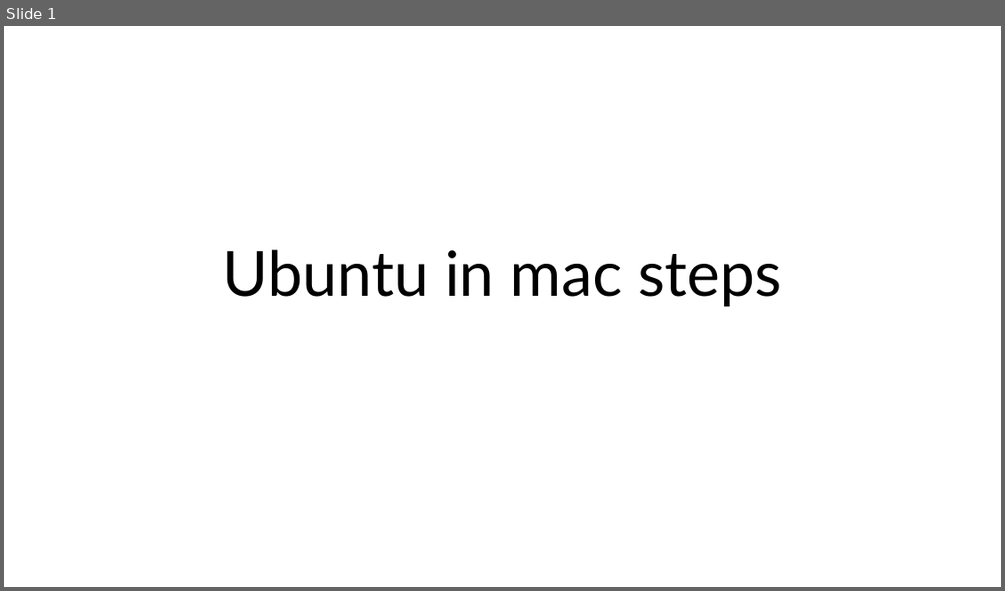
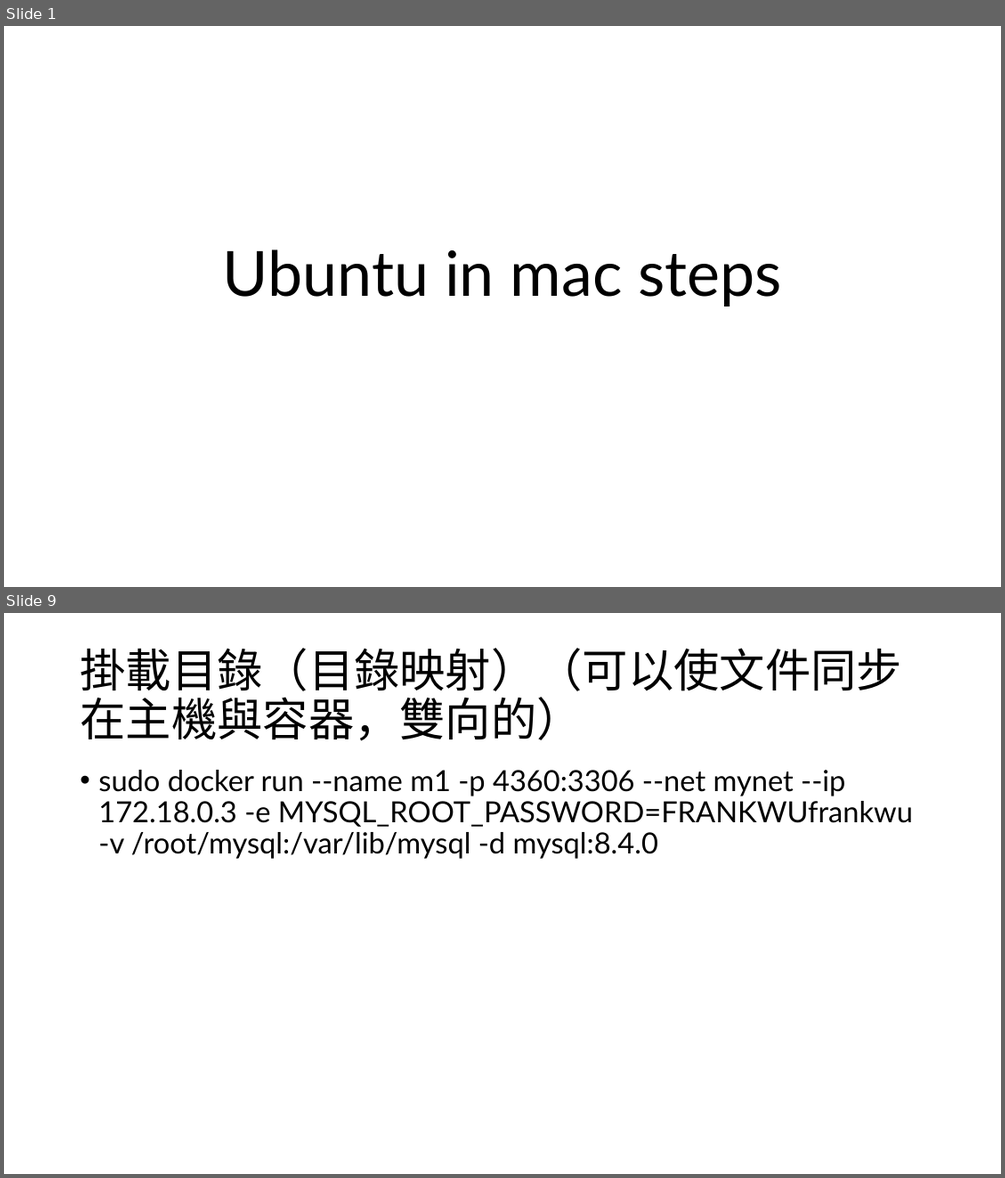
Before and after one commit to frankpeng1218/Python_learning, a slide deck: multipass_ubuntu_installation/ubuntu_installation.pptx. Shown one above the other, each under a label of ours: slide 1 before the commit, slides 1 and 9 after it; the slides between them are not shown. The pictures are 1005x591 and 1005x1178 pixels, drawn with LibreOffice and Linux fonts; fonts in the diff are those of the drawing. Boxes give left, top, right and bottom in pixels: in the first picture for what was removed or moved away, otherwise in the second. Text is boxed around its words. In the diff, an @@ line names an element or a change of style, - is before the commit and + after.

```diff
--- a/multipass_ubuntu_installation/ubuntu_installation.pptx
+++ b/multipass_ubuntu_installation/ubuntu_installation.pptx
@@ slide 9 added at (x1=4, y1=613, x2=1001, y2=1174), background #FFFFFF @@
@@ title added at (x1=80, y1=648, x2=902, y2=741), 44 pt, text #000000 @@
+掛載目錄（目錄映射）（可以使文件同步在主機與容器，雙向的）
@@ text added at (x1=98, y1=770, x2=913, y2=859), 28 pt, text #000000 @@
+• sudo docker run --name m1 -p 4360:3306 --net mynet --ip 172.18.0.3 -e MYSQL_ROOT_PASSWORD=FRANKWUfrankwu -v /root/mysql:/var/lib/mysql -d mysql:8.4.0
```
Also in this commit, not shown: 2 slides changed, 14 other slides added, 17 other files.
